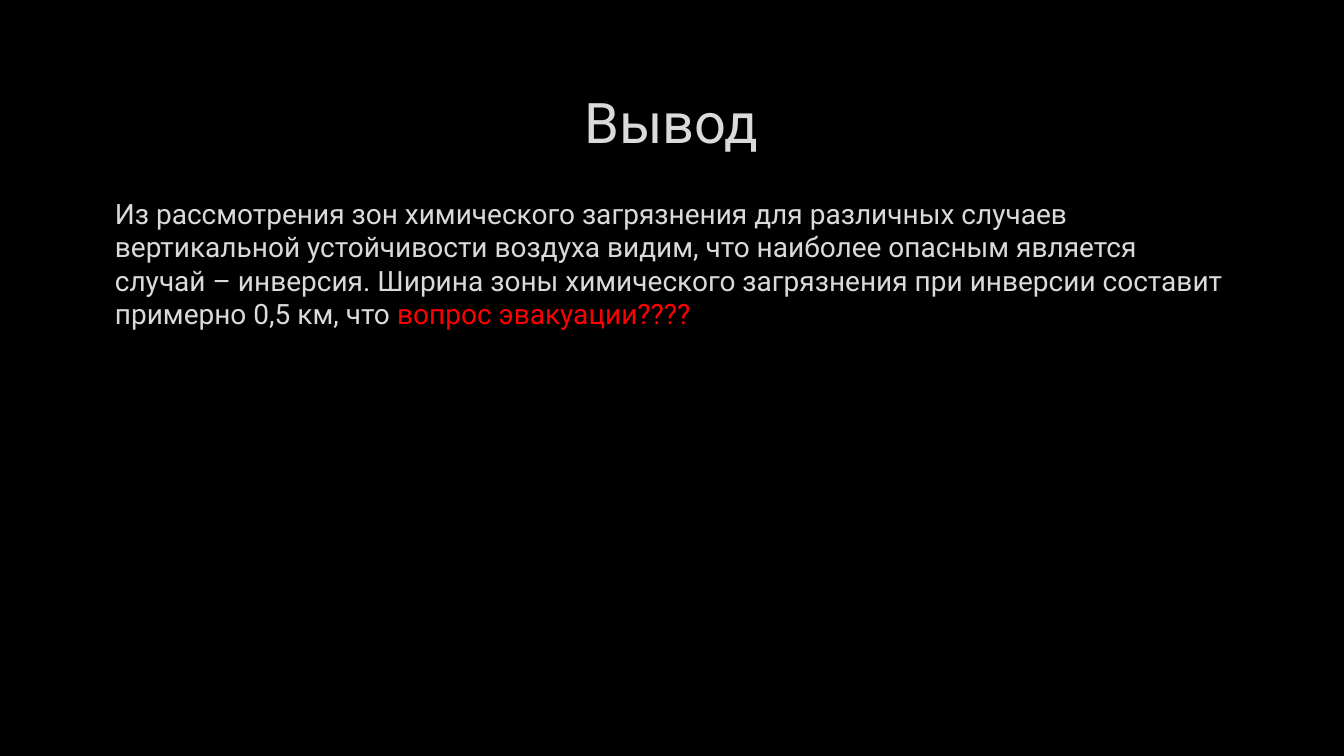
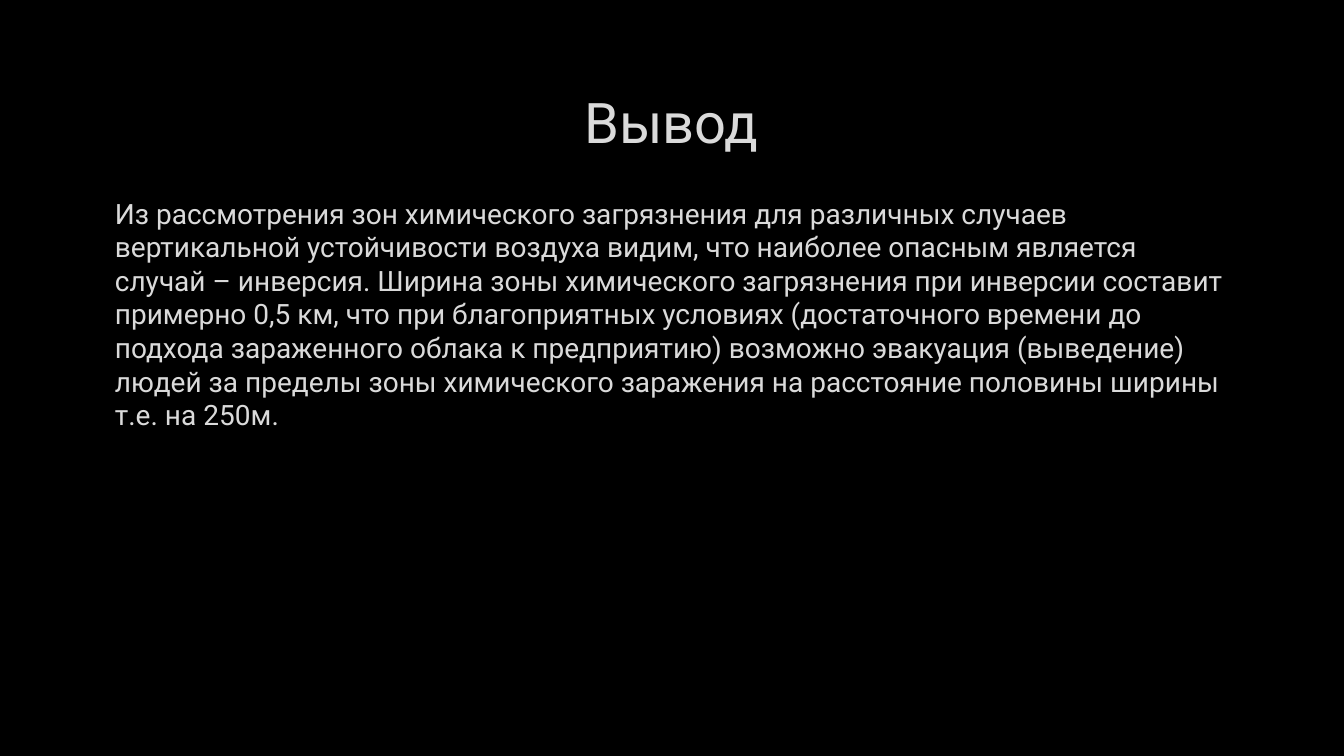
Before and after one commit to wemik2323/LP, a slide deck: slide 10 of BZD/AXOB.pptx. Drawn at 1344x756 pixels with LibreOffice and Linux fonts; fonts in the diff are those of the drawing; background and template pictures are left out. Boxes give left, top, right and bottom in pixels: in the first picture for what was removed or moved away, otherwise in the second. Text is boxed around its words. In the diff, an @@ line names an element or a change of style, - is before the commit and + after.

```diff
--- a/BZD/AXOB.pptx
+++ b/BZD/AXOB.pptx
@@ text at <box>115,204,1222,426</box>: text changed @@
-Из рассмотрения зон химического загрязнения для различных случаев вертикальной устойчивости воздуха видим, что наиболее опасным является случай – инверсия. Ширина зоны химического загрязнения при инверсии составит примерно 0,5 км, что вопрос эвакуации????
+Из рассмотрения зон химического загрязнения для различных случаев вертикальной устойчивости воздуха видим, что наиболее опасным является случай – инверсия. Ширина зоны химического загрязнения при инверсии составит примерно 0,5 км, что при благоприятных условиях (достаточного времени до подхода зараженного облака к предприятию) возможно эвакуация (выведение) людей за пределы зоны химического заражения на расстояние половины ширины т.е. на 250м.
```
Also in this commit, not shown: 1 other slide changed.
